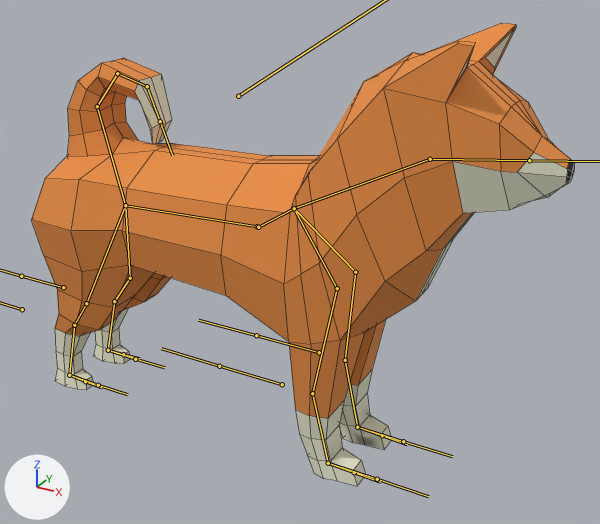
Two versions of the FBX model UnityBlender/Assets/Fbx/Dog1.fbx, one commit apart.
Both versions are drawn from a 50 mm camera at (2.04, -3.28, 1.5) aimed at (0.21, 0.07, -0.17). Every picture has the same lights, and +X, +Y and +Z are marked at lower left. The bones that bend it are drawn over the model as lines. Mesh edges are drawn as thin lines.

Objects in the first picture: '平面'.
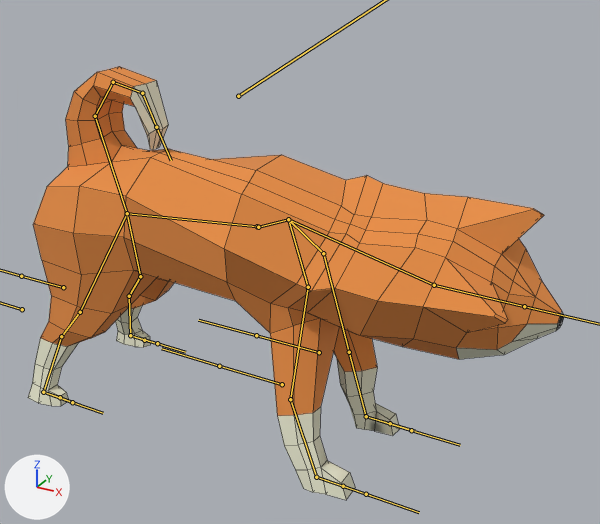
The newer file adds an action. The first version stands in its rest pose; the second is drawn at frame 41 of the action 'アーマチュア|Rampage'.

Where the change shows, as pixel boxes (x1, y1, x2, y2) in the pictures (600 x 524 px):
'平面', posed (6% shorter)
    before: (31, 23, 574, 486)
    after: (28, 67, 564, 500)
bone 'LowerBody', root to tip
    before: (257, 226) to (125, 205)
    after: (257, 226) to (127, 213)
bone 'Leg1.L', root to tip
    before: (125, 205) to (86, 303)
    after: (127, 213) to (80, 312)
bone 'Leg2.L', root to tip
    before: (86, 303) to (74, 325)
    after: (80, 312) to (61, 336)
bone 'Leg3.L', root to tip
    before: (74, 325) to (69, 375)
    after: (61, 336) to (43, 392)
bone 'Leg4.L', root to tip
    before: (69, 375) to (85, 381)
    after: (43, 392) to (60, 397)
bone 'Leg1.R', root to tip
    before: (125, 205) to (130, 278)
    after: (127, 213) to (140, 276)
bone 'Leg2.R', root to tip
    before: (130, 278) to (114, 301)
    after: (140, 276) to (129, 296)
bone 'Leg3.R', root to tip
    before: (114, 301) to (108, 350)
    after: (129, 296) to (130, 335)
bone 'Leg4.R', root to tip
    before: (108, 350) to (123, 354)
    after: (130, 335) to (144, 340)
bone 'UpperBody', root to tip
    before: (258, 227) to (294, 208)
    after: (258, 227) to (288, 219)
bone 'Neck', root to tip
    before: (294, 208) to (430, 159)
    after: (288, 219) to (434, 285)
bone 'Face', root to tip
    before: (430, 159) to (529, 160)
    after: (434, 285) to (524, 306)
bone 'Arm1.L', root to tip
    before: (294, 208) to (337, 288)
    after: (288, 219) to (308, 287)
bone 'Arm2.L', root to tip
    before: (337, 288) to (312, 393)
    after: (308, 287) to (290, 399)
bone 'Arm3.L', root to tip
    before: (312, 393) to (328, 463)
    after: (290, 399) to (316, 477)
bone 'Hand.L', root to tip
    before: (328, 463) to (354, 472)
    after: (316, 477) to (343, 486)
bone 'Arm1.R', root to tip
    before: (294, 208) to (355, 272)
    after: (288, 219) to (323, 253)
bone 'Arm2.R', root to tip
    before: (355, 272) to (345, 360)
    after: (323, 253) to (349, 352)
bone 'Arm3.R', root to tip
    before: (345, 360) to (357, 427)
    after: (349, 352) to (366, 416)
bone 'Hand.R', root to tip
    before: (357, 427) to (382, 435)
    after: (366, 416) to (390, 423)

What changed in the scene script:
```text
Change bone_lowerbody:
    where bone_lowerbody = bpy.data.objects['アーマチュア'].pose.bones['LowerBody']  # child of 'Root'
    bone_lowerbody.rotation_quaternion: (1.0, 0.0, 0.0, 0.0) -> (1.0, 0.002, 0.001, -0.028)  # degrees (0, 0, 0) -> degrees (0, 0, -3)
Change bone_leg1_l:
    where bone_leg1_l = bpy.data.objects['アーマチュア'].pose.bones['Leg1.L']  # child of 'LowerBody'
    bone_leg1_l.rotation_quaternion: (1.0, 0.0, 0.0, 0.0) -> (0.997, -0.067, -0.006, 0.025)  # degrees (0, 0, 0) -> degrees (-8, -1, 3)
Change bone_leg2_l:
    where bone_leg2_l = bpy.data.objects['アーマチュア'].pose.bones['Leg2.L']  # child of 'Leg1.L'
    bone_leg2_l.rotation_quaternion: (1.0, 0.0, 0.0, 0.0) -> (0.999, -0.038, 0.011, 0.01)  # degrees (0, 0, 0) -> degrees (-4, 1, 1)
Change bone_leg3_l:
    where bone_leg3_l = bpy.data.objects['アーマチュア'].pose.bones['Leg3.L']  # child of 'Leg2.L'
    bone_leg3_l.rotation_quaternion: (1.0, 0.0, 0.0, 0.0) -> (1.0, -0.023, 0.0, 0.01)  # degrees (0, 0, 0) -> degrees (-3, 0, 1)
Change bone_leg4_l:
    where bone_leg4_l = bpy.data.objects['アーマチュア'].pose.bones['Leg4.L']  # child of 'Leg3.L'
    bone_leg4_l.rotation_quaternion: (1.0, 0.0, 0.0, 0.0) -> (0.992, -0.032, 0.112, -0.043)  # degrees (0, 0, 0) -> degrees (-4, 13, -5)
Change bone_leg1_r:
    where bone_leg1_r = bpy.data.objects['アーマチュア'].pose.bones['Leg1.R']  # child of 'LowerBody'
    bone_leg1_r.rotation_quaternion: (1.0, 0.0, 0.0, 0.0) -> (0.997, 0.032, 0.005, -0.063)  # degrees (0, 0, 0) -> degrees (4, 1, -7)
Change bone_leg2_r:
    where bone_leg2_r = bpy.data.objects['アーマチュア'].pose.bones['Leg2.R']  # child of 'Leg1.R'
    bone_leg2_r.rotation_quaternion: (1.0, 0.0, 0.0, 0.0) -> (0.999, 0.033, -0.01, 0.023)  # degrees (0, 0, 0) -> degrees (4, -1, 3)
Change bone_leg3_r:
    where bone_leg3_r = bpy.data.objects['アーマチュア'].pose.bones['Leg3.R']  # child of 'Leg2.R'
    bone_leg3_r.rotation_quaternion: (1.0, 0.0, 0.0, 0.0) -> (1.0, 0.026, 0.0, 0.007)  # degrees (0, 0, 0) -> degrees (3, 0, 1)
Change bone_leg4_r:
    where bone_leg4_r = bpy.data.objects['アーマチュア'].pose.bones['Leg4.R']  # child of 'Leg3.R'
    bone_leg4_r.rotation_quaternion: (1.0, 0.0, 0.0, 0.0) -> (0.971, -0.017, -0.236, -0.03)  # degrees (0, 0, 0) -> degrees (-1, -27, -3)
Change bone_upperbody:
    where bone_upperbody = bpy.data.objects['アーマチュア'].pose.bones['UpperBody']  # child of 'Root'
    bone_upperbody.rotation_quaternion: (1.0, 0.0, 0.0, 0.0) -> (0.956, 0.15, 0.249, -0.033)  # degrees (0, 0, 0) -> degrees (18, 29, 1)
Change bone_neck:
    where bone_neck = bpy.data.objects['アーマチュア'].pose.bones['Neck']  # child of 'UpperBody'
    bone_neck.rotation_quaternion: (1.0, 0.0, 0.0, 0.0) -> (0.911, -0.003, -0.001, -0.412)  # degrees (0, 0, 0) -> degrees (0, 0, -49)
Change bone_face:
    where bone_face = bpy.data.objects['アーマチュア'].pose.bones['Face']  # child of 'Neck'
    bone_face.rotation_quaternion: (1.0, 0.0, 0.0, 0.0) -> (0.931, 0.0, 0.0, 0.364)  # degrees (0, 0, 0) -> degrees (0, 0, 43)
Change bone_arm1_l:
    where bone_arm1_l = bpy.data.objects['アーマチュア'].pose.bones['Arm1.L']  # child of 'UpperBody'
    bone_arm1_l.rotation_quaternion: (1.0, 0.0, 0.0, 0.0) -> (0.951, -0.023, -0.073, -0.3)  # degrees (0, 0, 0) -> degrees (0, -9, -35)
Change bone_arm2_l:
    where bone_arm2_l = bpy.data.objects['アーマチュア'].pose.bones['Arm2.L']  # child of 'Arm1.L'
    bone_arm2_l.rotation_quaternion: (1.0, 0.0, 0.0, 0.0) -> (0.798, 0.464, 0.14, 0.358)  # degrees (0, 0, 0) -> degrees (58, -6, 45)
Change bone_arm3_l:
    where bone_arm3_l = bpy.data.objects['アーマチュア'].pose.bones['Arm3.L']  # child of 'Arm2.L'
    bone_arm3_l.rotation_quaternion: (1.0, 0.0, 0.0, 0.0) -> (0.999, -0.016, 0.0, 0.036)  # degrees (0, 0, 0) -> degrees (-2, 0, 4)
Change bone_hand_l:
    where bone_hand_l = bpy.data.objects['アーマチュア'].pose.bones['Hand.L']  # child of 'Arm3.L'
    bone_hand_l.rotation_quaternion: (1.0, 0.0, 0.0, 0.0) -> (0.966, 0.136, 0.192, -0.106)  # degrees (0, 0, 0) -> degrees (14, 24, -10)
Change bone_arm1_r:
    where bone_arm1_r = bpy.data.objects['アーマチュア'].pose.bones['Arm1.R']  # child of 'UpperBody'
    bone_arm1_r.rotation_quaternion: (1.0, 0.0, 0.0, 0.0) -> (0.951, 0.234, 0.074, -0.188)  # degrees (0, 0, 0) -> degrees (25, 13, -19)
Change bone_arm2_r:
    where bone_arm2_r = bpy.data.objects['アーマチュア'].pose.bones['Arm2.R']  # child of 'Arm1.R'
    bone_arm2_r.rotation_quaternion: (1.0, 0.0, 0.0, 0.0) -> (0.766, 0.367, -0.229, -0.476)  # degrees (0, 0, 0) -> degrees (51, 0, -64)
Change bone_arm3_r:
    where bone_arm3_r = bpy.data.objects['アーマチュア'].pose.bones['Arm3.R']  # child of 'Arm2.R'
    bone_arm3_r.rotation_quaternion: (1.0, 0.0, 0.0, 0.0) -> (0.98, -0.114, 0.0, -0.163)  # degrees (0, 0, 0) -> degrees (-13, -2, -19)
Change bone_hand_r:
    where bone_hand_r = bpy.data.objects['アーマチュア'].pose.bones['Hand.R']  # child of 'Arm3.R'
    bone_hand_r.rotation_quaternion: (1.0, 0.0, 0.0, 0.0) -> (0.941, 0.333, -0.033, -0.043)  # degrees (0, 0, 0) -> degrees (39, -2, -6)
```
